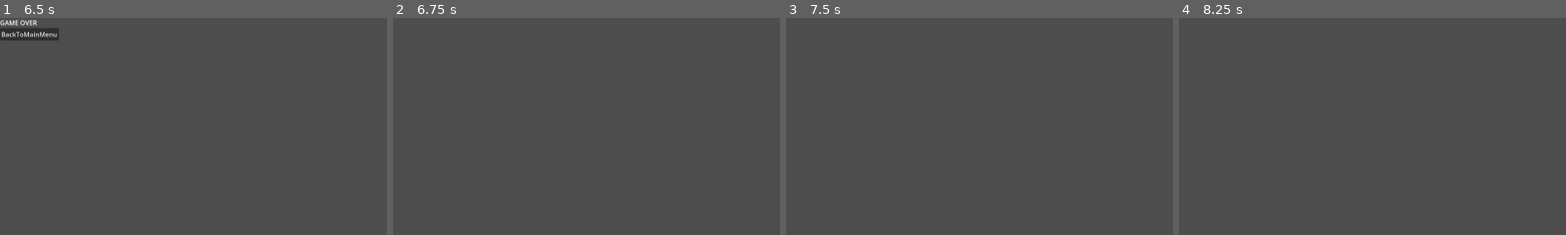
Above: before the commit, frames 1-4 (left to right).
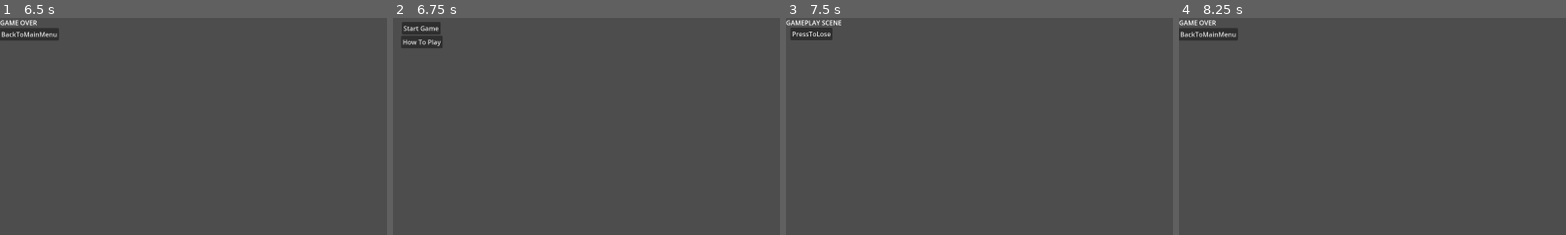
Above: after the commit, the same moments.

Repository: danigeri/ItsSpreadingTheGame
Game: Godot game, scene res://intro_scene/intro_scene.tscn
Two runs of this game, one before a commit and one after it. Both use one fixed random seed, a clock stepped at 60 frames per second and the inputs below. Video files are missing from this copy of the repository; at most half a second of black plays in their place.
Inputs (mouse positions are % of the whole screen's width and height, from its top left):
- Up to frame 1 (6.5 s): tap Enter at 0.5, 2, 3.5 s; tap Space at 1.25, 2.75, 4.25 s; click "Start Game" at 5 s; click "PressToLose" at 5.75 s
- Up to frame 2 (6.75 s): click "BackToMainMenu" at 6.5 s
- Up to frame 3 (7.5 s): click (4, 2) at 7.25 s, where only the run after the commit has a clickable "Start Game"
- Up to frame 4 (8.25 s): click (3, 4) at 8 s, where only the run after the commit has a clickable "PressToLose"
The pictures show only the part of the screen within x 0-50%, y 0-50%; the shares and areas given below are measured in that part.

Frame 1 is identical in both runs. In frame 2, 1.0% of the frame differs, in the area x 2-13%, y 1-14%; in frame 3, 0.8%; in frame 4, 0.9%.

Commit message:
Preload changed to load of game over scene that seems to fix the random corruption of gameplay scene.

Diff:
--- a/gameplay_scene/gameplay_scene.gd
+++ b/gameplay_scene/gameplay_scene.gd
@@ -1,6 +1,6 @@
 extends Node2D
 
+@onready var game_over_scene : PackedScene = load("res://game_over_scene/game_over_scene.tscn")
 
 func _on_lose_button_pressed() -> void:
-	var game_over_scene = preload("res://game_over_scene/game_over_scene.tscn").instantiate()
-	SceneTransition.change_scene(game_over_scene)
+	SceneTransition.change_scene(game_over_scene.instantiate())
